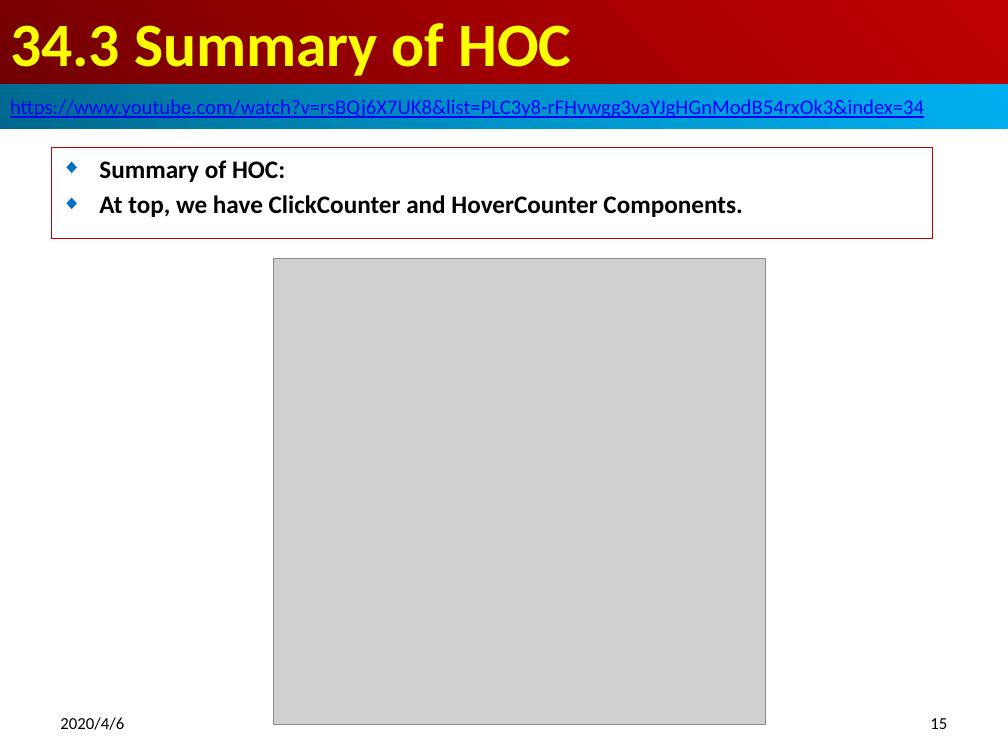
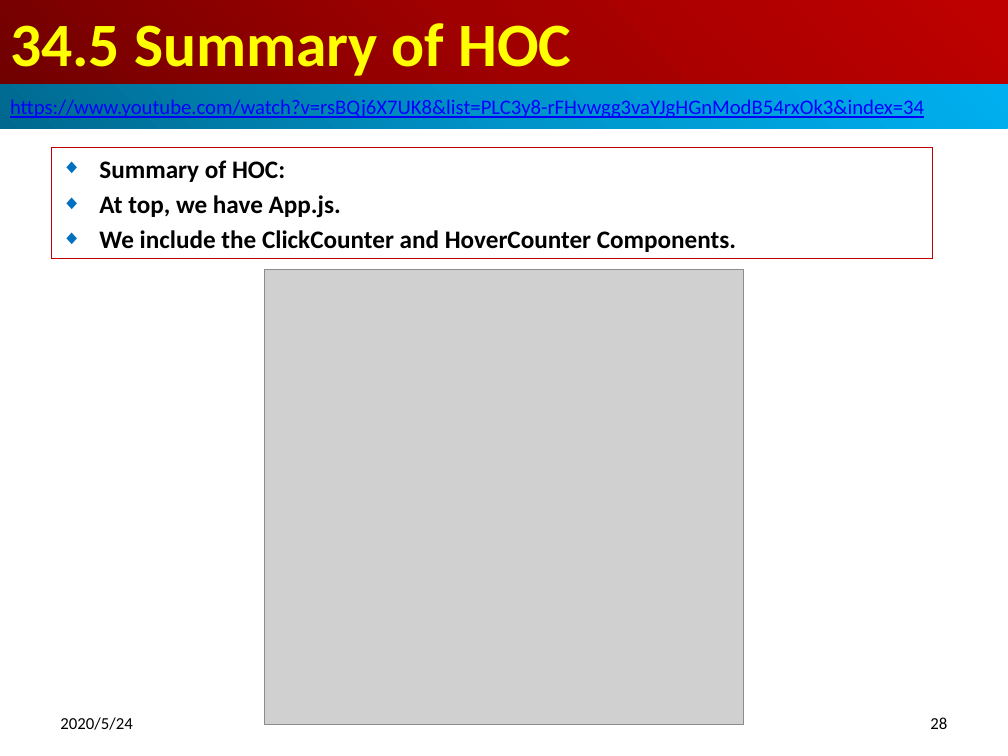
Before and after one commit to peterhchen/800-React-Hook, a slide deck: slide 28 of 34_HOC2.pptx (slide 15 before the commit). Drawn at 1008x756 pixels with LibreOffice and Linux fonts; fonts in the diff are those of the drawing; grey boxes stand for pictures. Boxes give left, top, right and bottom in pixels: in the first picture for what was removed or moved away, otherwise in the second. Text is boxed around its words. In the diff, an @@ line names an element or a change of style, - is before the commit and + after.

```diff
--- a/34_HOC2.pptx
+++ b/34_HOC2.pptx
@@ title at bbox=[10, 23, 571, 76]: text changed @@
-34.3 Summary of HOC
+34.5 Summary of HOC
@@ subtitle "Summary of HOC:": place and size @@
-subtitle "Summary of HOC:" at bbox=[51, 148, 932, 239]
+subtitle "Summary of HOC:" at bbox=[51, 148, 932, 259]
@@ subtitle at bbox=[99, 195, 736, 252]: text changed @@
-◆ At top, we have ClickCounter and HoverCounter Components.
+◆ At top, we have App.js.
+◆ We include the ClickCounter and HoverCounter Components.
@@ picture: place and size @@
-picture at bbox=[274, 259, 766, 725]
+picture at bbox=[264, 270, 744, 725]
@@ text at bbox=[60, 717, 132, 730]: text changed @@
-2020/4/6
+2020/5/24
@@ page number at bbox=[930, 717, 947, 729]: text changed @@
-15
+28
```
Also in this commit, not shown: 18 other slides changed, 15 slides added.
